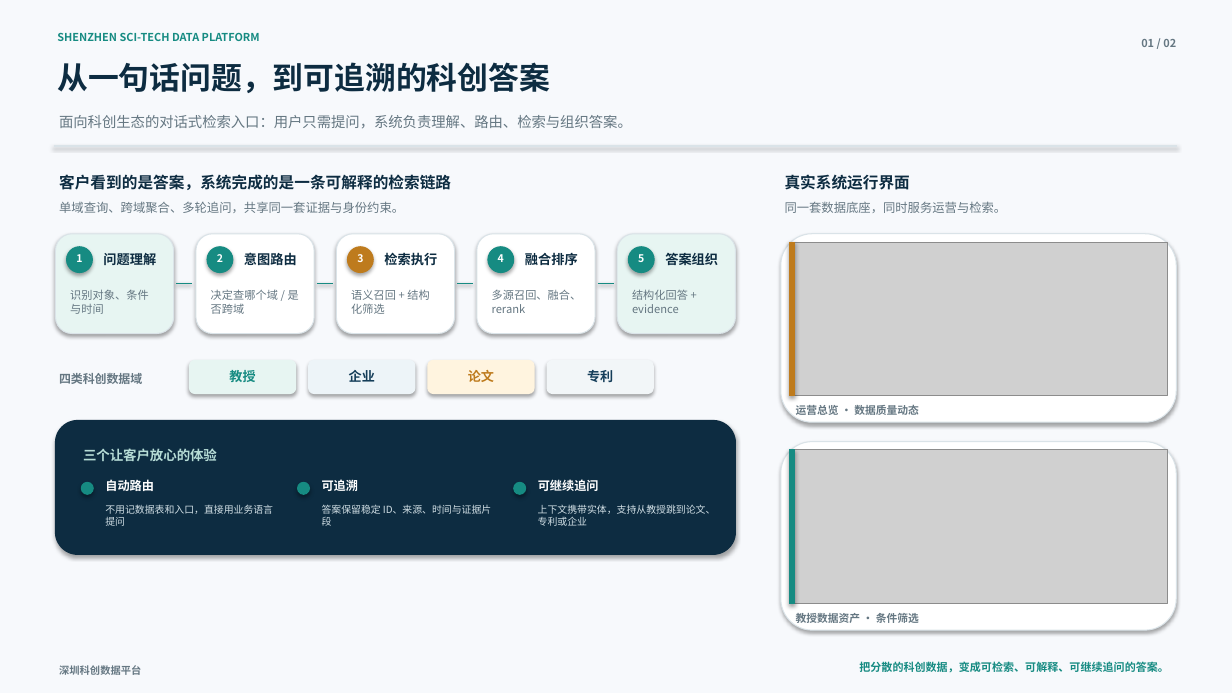
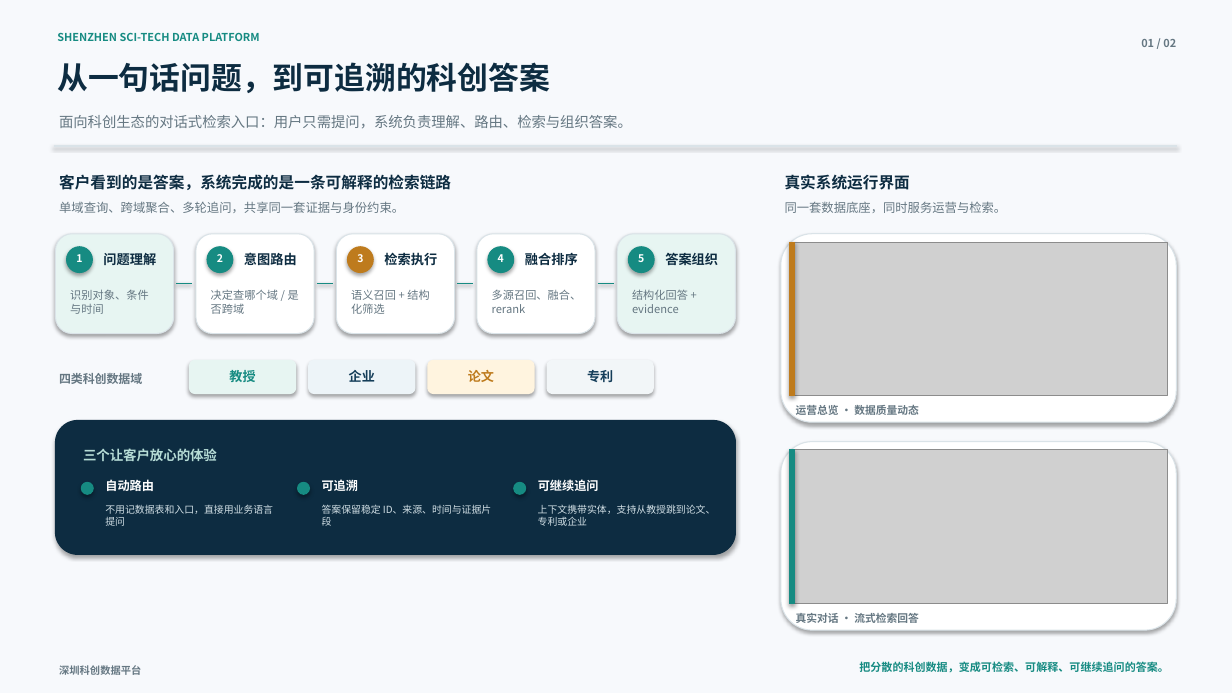
Before and after one commit to BenjaminXiang/MiroThinker, a slide deck: slide 1 of artifacts/shenzhen-sci-tech-platform-client-intro.pptx. Drawn at 1232x693 pixels with LibreOffice and Linux fonts; fonts in the diff are those of the drawing; grey boxes stand for pictures. Boxes give left, top, right and bottom in pixels: in the first picture for what was removed or moved away, otherwise in the second. Text is boxed around its words. In the diff, an @@ line names an element or a change of style, - is before the commit and + after.

Commit message:
docs: add live chat screenshot to client deck

```diff
--- a/artifacts/shenzhen-sci-tech-platform-client-intro.pptx
+++ b/artifacts/shenzhen-sci-tech-platform-client-intro.pptx
@@ text at (796, 613, 919, 623): text changed @@
-教授数据资产 · 条件筛选
+真实对话 · 流式检索回答
```
Also in this commit, not shown: 6 other files.
